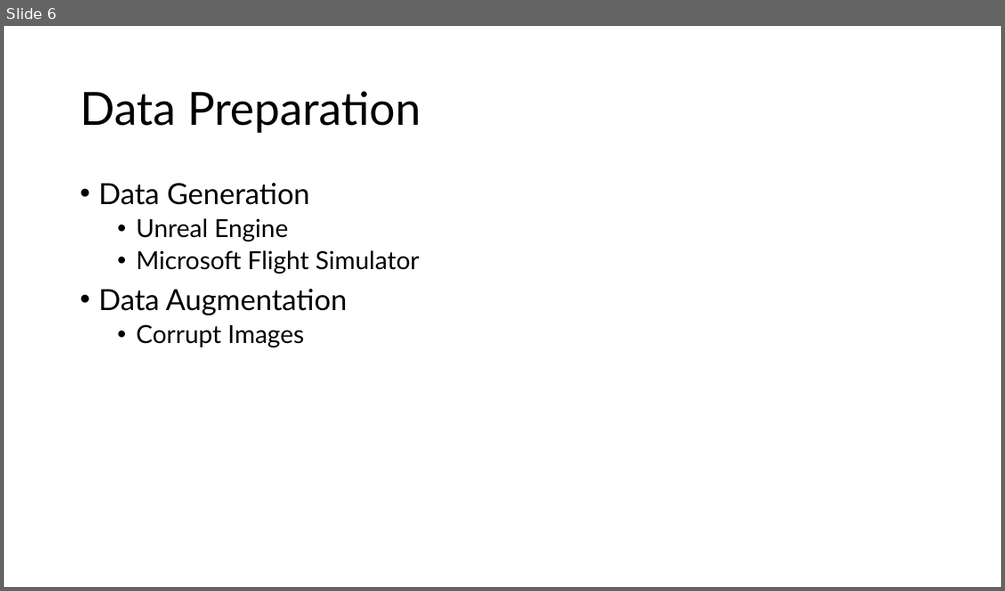
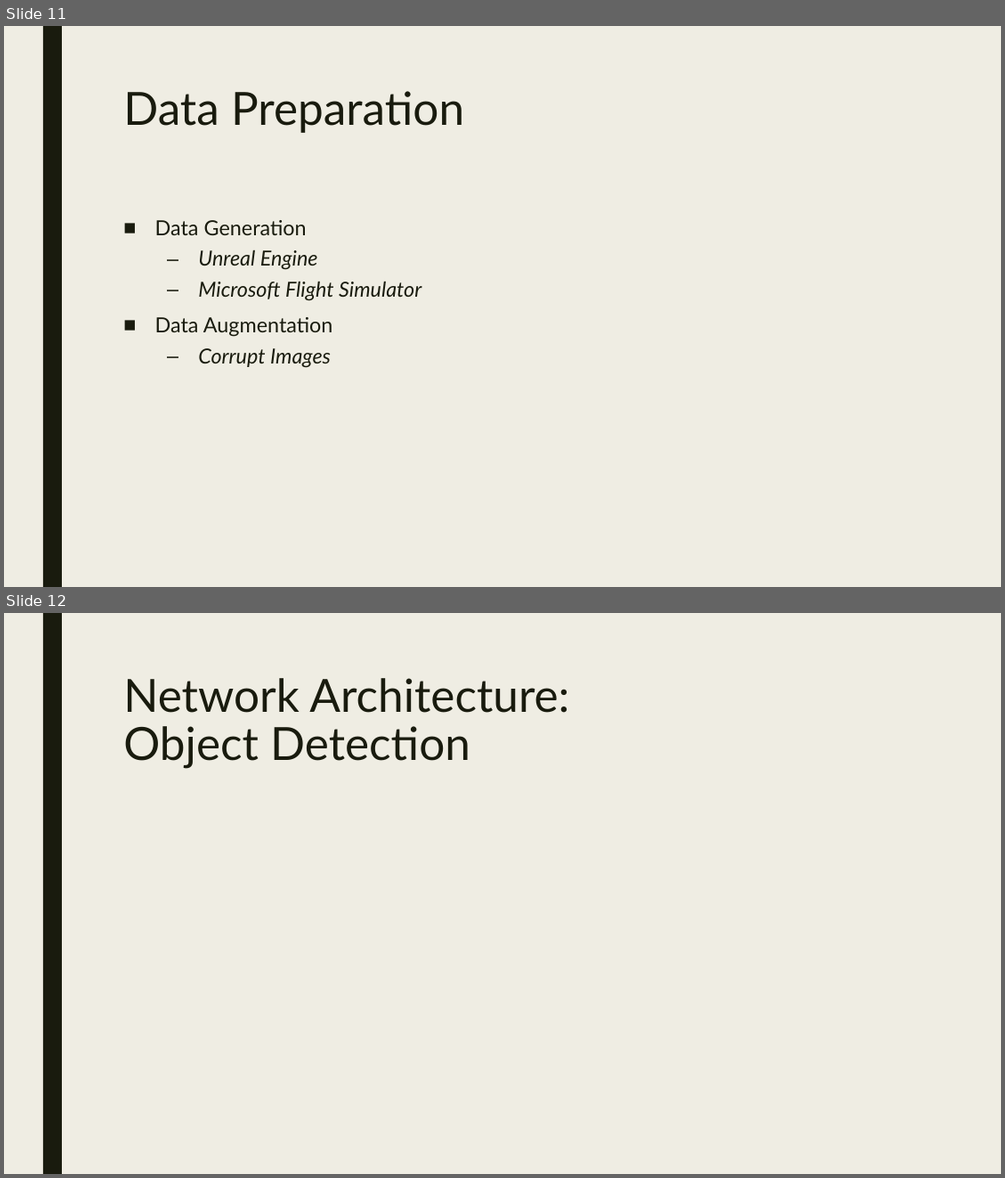
Before and after one commit to akshaygulabrao/research, a slide deck: Arete.pptx. Shown one above the other, each under a label of ours: slide 6 before the commit, slides 11 and 12 after it. The pictures are 1005x591 and 1005x1178 pixels, drawn with LibreOffice and Linux fonts; fonts in the diff are those of the drawing. Boxes give left, top, right and bottom in pixels: in the first picture for what was removed or moved away, otherwise in the second. Text is boxed around its words. In the diff, an @@ line names an element or a change of style, - is before the commit and + after.

```diff
--- a/Arete.pptx
+++ b/Arete.pptx
@@ slide 12 added at box(4, 613, 1001, 1174), background #EFEDE3; not listed: 1 template element that a slide beside it also shows @@
@@ title added at box(123, 678, 569, 769), 44 pt, text #191B0E @@
+Network Architecture:
+Object Detection
@@ what was slide 6 is now slide 11 @@
@@ slide 11 changed as well @@
@@ background #FFFFFF to #EFEDE3 @@
@@ rectangle added at box(43, 26, 62, 587), fill #191B0E @@
@@ title "Data Preparation": place and size @@
-title "Data Preparation" at box(80, 91, 421, 133)
+title "Data Preparation" at box(123, 91, 464, 133)
@@ title "Data Preparation" at box(123, 91, 464, 133): text colour #000000 to #191B0E; line spacing 0.9 to 0.89; vertical alignment middle to top @@
@@ text "Data Generation": place and size @@
-text "Data Generation" at box(98, 183, 420, 347)
+text "Data Generation" at box(155, 220, 421, 368)
@@ text "Data Generation" at box(155, 220, 421, 368): size 28 to 20 pt in "Data Generation", "Data Augmentation"; text colour #000000 to #191B0E; size 24 to 20 pt, italic on in "Unreal Engine", "Microsoft Flight Simulator", "Corrupt Images"; bullet • to ■; line spacing 0.9 to 0.94; more space between paragraphs; bullet • to – @@
```
Also in this commit, not shown: 5 other slides changed, 11 other slides added, 4 slides removed, 2 other files.
